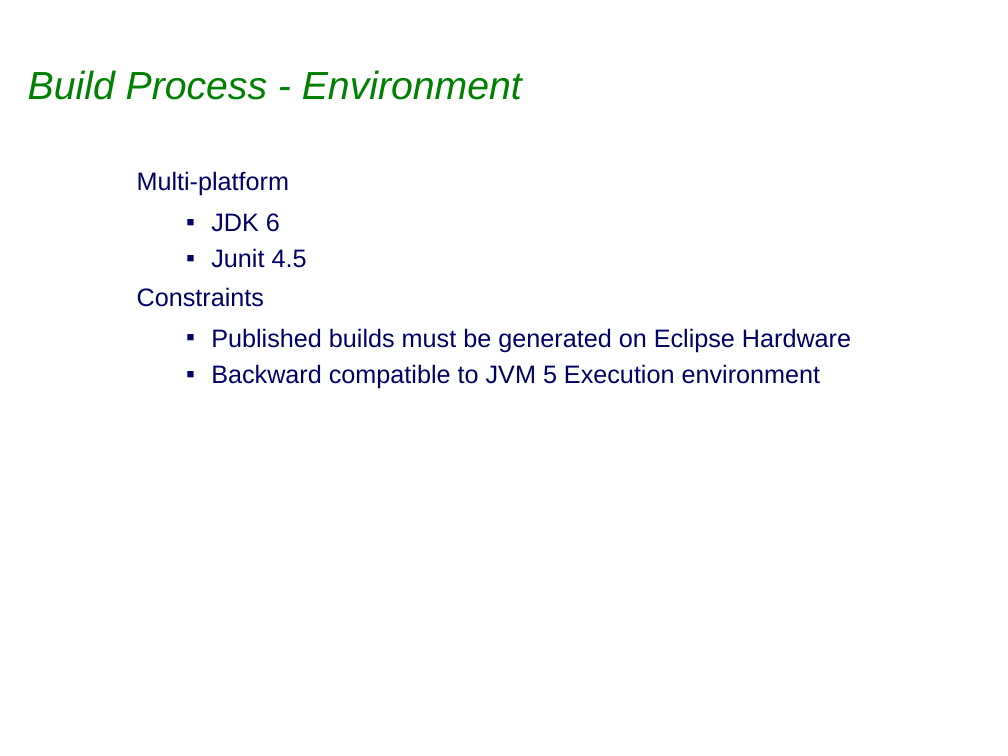
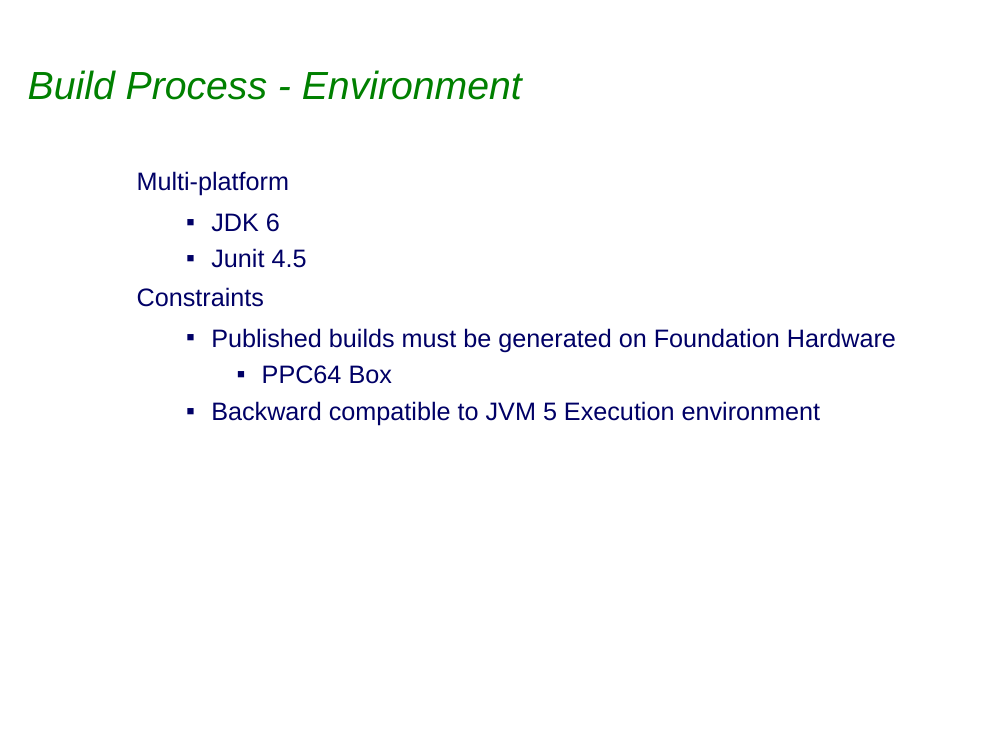
Before and after one commit to sabineheider/incubator, a slide deck: slide 6 of summit-2010/EclipseLink_Build.ppt. Drawn at 1008x756 pixels with LibreOffice and Linux fonts; fonts in the diff are those of the drawing; background and template pictures are left out. Boxes give left, top, right and bottom in pixels: in the first picture for what was removed or moved away, otherwise in the second. Text is boxed around its words. In the diff, an @@ line names an element or a change of style, - is before the commit and + after.

```diff
--- a/summit-2010/EclipseLink_Build.ppt
+++ b/summit-2010/EclipseLink_Build.ppt
@@ text at (x1=211, y1=328, x2=896, y2=384): text changed @@
-    ▪ Published builds must be generated on Eclipse Hardware
+    ▪ Published builds must be generated on Foundation Hardware
+      ▪ PPC64 Box
```
Also in this commit, not shown: 1 other slide changed.
